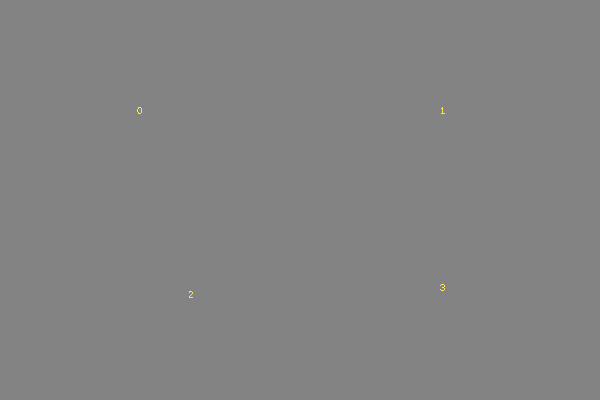
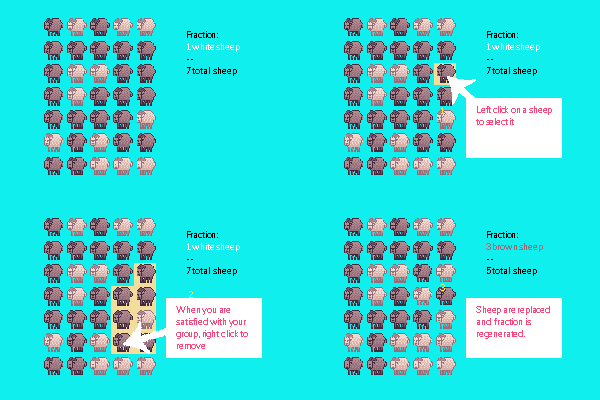
Two versions of the same layered image (600 x 400). Layer-by-layer changes:
added layer "Layer 4" above "Layer 3" over [300, 200, 600, 400]
added layer "Layer 3" above "Layer 2" over [0, 200, 300, 400]
added layer "Layer 2" above "Layer 1" over [300, 0, 600, 200]
added layer "Layer 1" above "0" over [0, 0, 300, 200]
